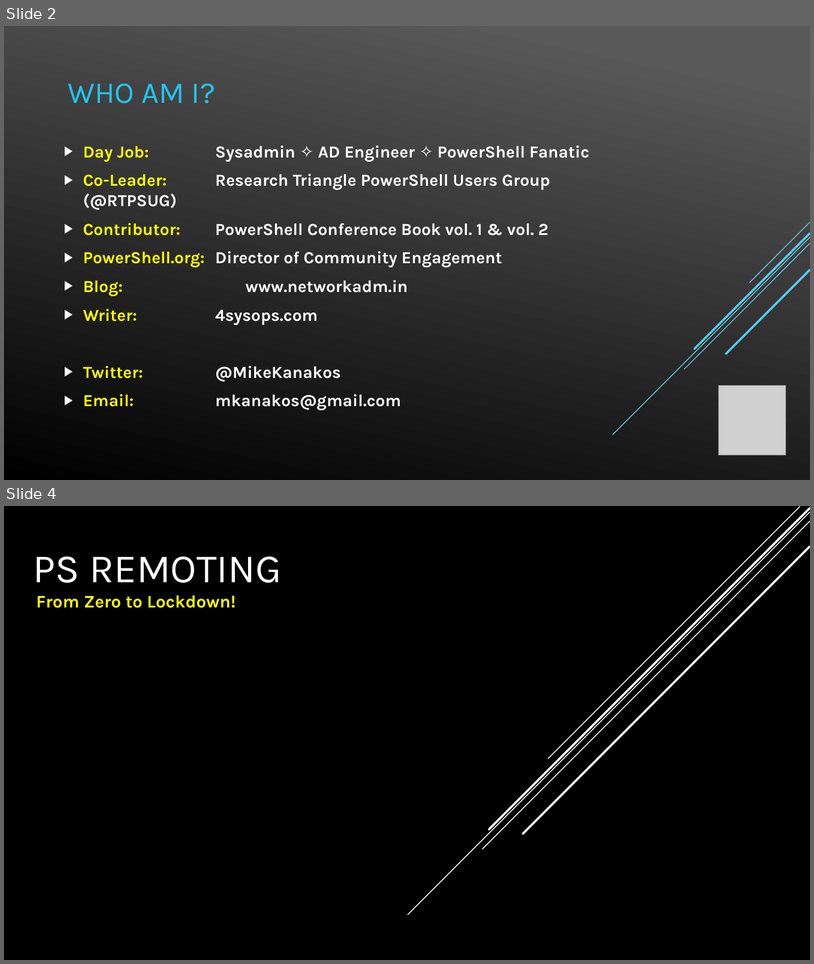
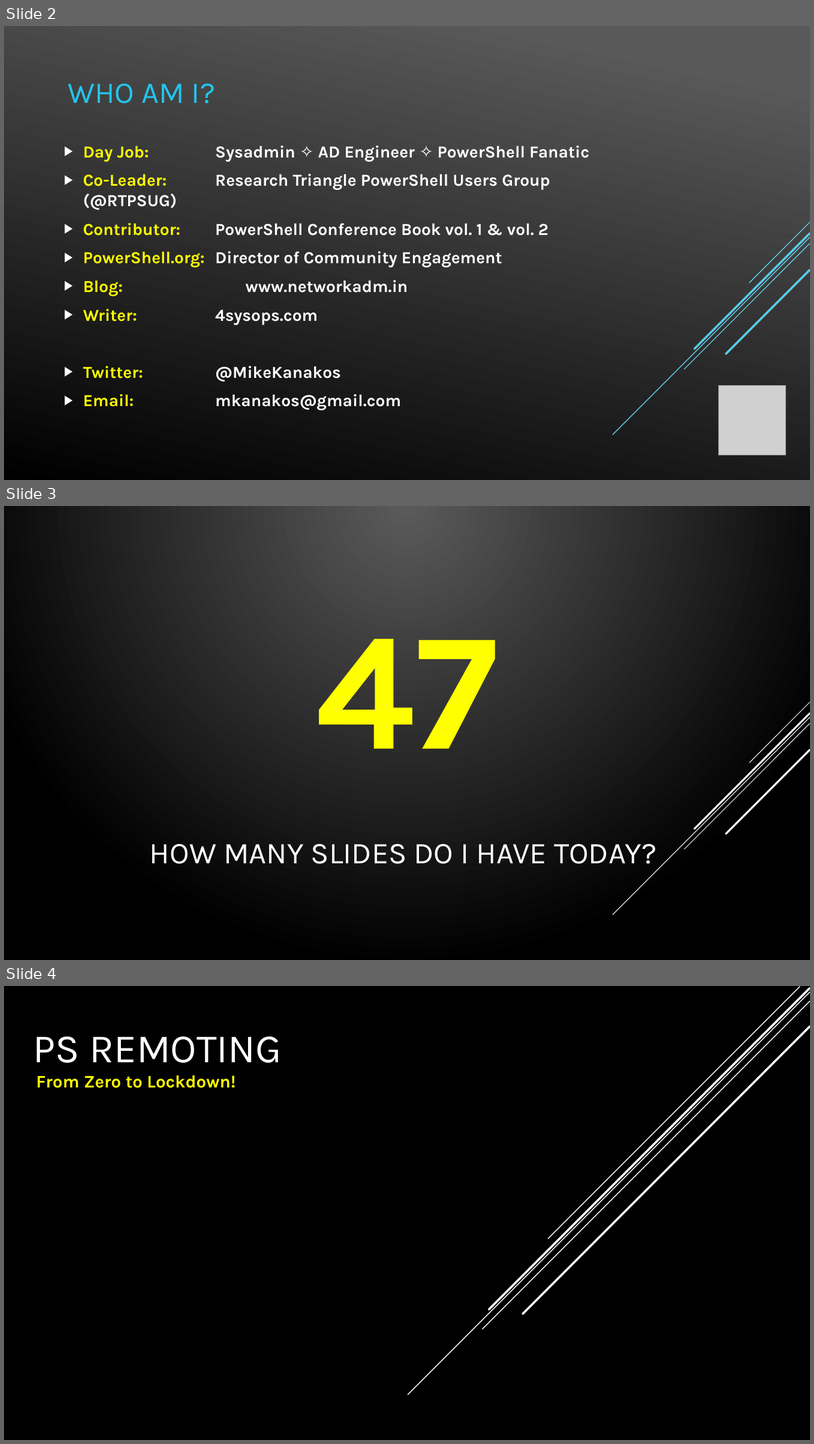
Before and after one commit to compwiz32/Presentations, a slide deck: 2019-08 PowerShell Chattanooga/PSRemoting - From 0 to Lockdown.pptx. Shown one above the other, each under a label of ours: slides 2 and 4 before the commit, slides 2, 3 and 4 after it; the slides between them are not shown. The pictures are 814x964 and 814x1444 pixels, drawn with LibreOffice and Linux fonts; fonts in the diff are those of the drawing; grey boxes stand for pictures; background and template pictures are left out. Boxes give left, top, right and bottom in pixels: in the first picture for what was removed or moved away, otherwise in the second. Text is boxed around its words. In the diff, an @@ line names an element or a change of style, - is before the commit and + after.

```diff
--- a/2019-08 PowerShell Chattanooga/PSRemoting - From 0 to Lockdown.pptx
+++ b/2019-08 PowerShell Chattanooga/PSRemoting - From 0 to Lockdown.pptx
@@ slide 3 added at (x1=4, y1=506, x2=810, y2=960), background gradient #5B5B5B to #000000; not listed: 5 template elements that a slide beside it also shows @@
@@ text added at (x1=316, y1=639, x2=498, y2=748), 199 pt, text #FFFF00, bold @@
+47
@@ title added at (x1=150, y1=843, x2=657, y2=871), 36 pt, text #FFFFFF @@
+HOW MANY SLIDES DO I HAVE TODAY?
```
Also in this commit, not shown: 3 slides changed, 1 other slide added.
